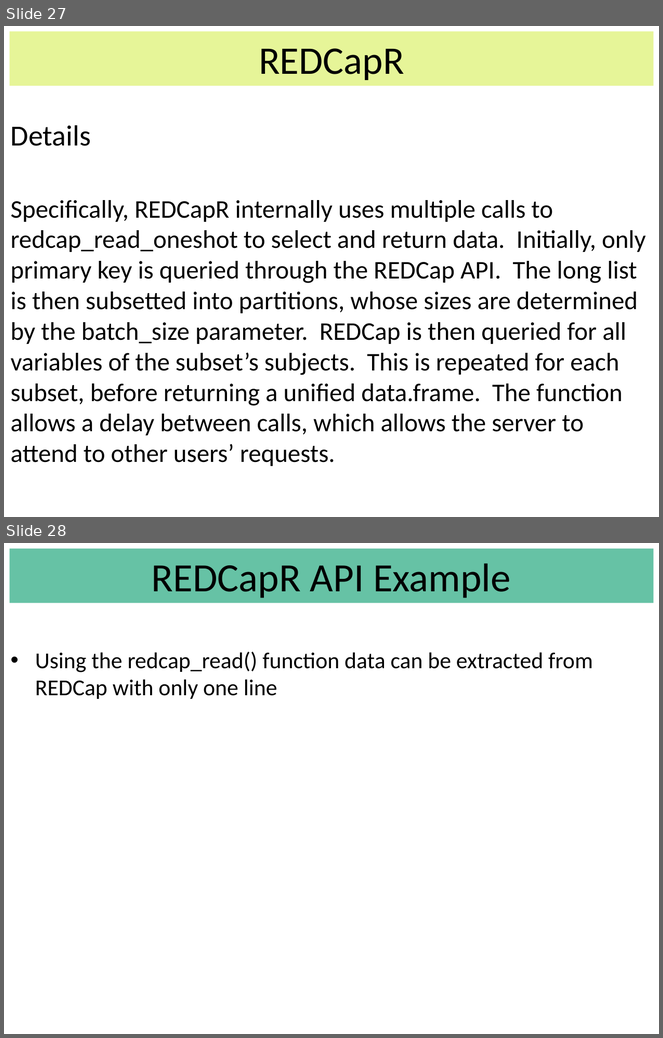
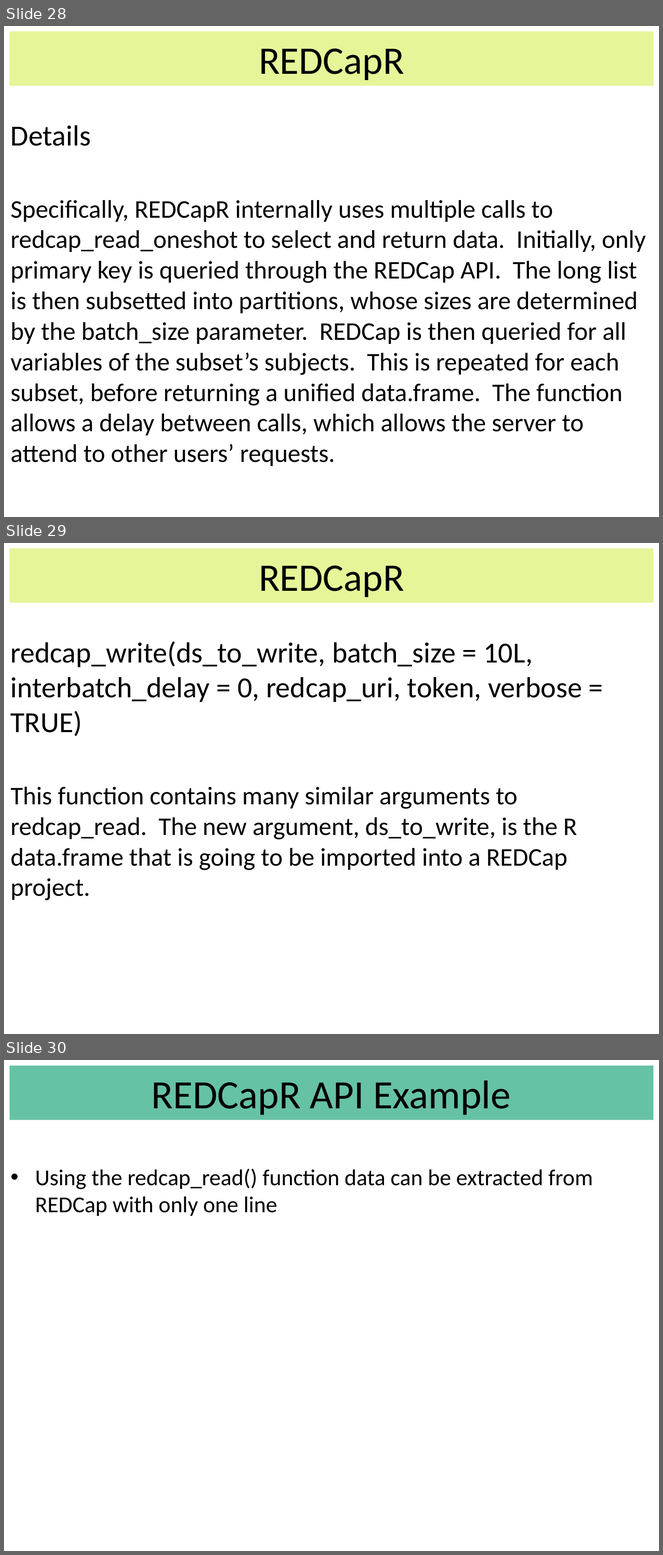
Before and after one commit to OuhscBbmc/RedcapExamplesAndPatterns, a slide deck: Publications/Presentation2014-04-07-MIECHV Paper Discussion/REDCapR.pptx. Shown one above the other, each under a label of ours: slides 27 and 28 before the commit, slides 28, 29 and 30 after it. The pictures are 663x1038 and 663x1555 pixels, drawn with LibreOffice and Linux fonts; fonts in the diff are those of the drawing. Boxes give left, top, right and bottom in pixels: in the first picture for what was removed or moved away, otherwise in the second. Text is boxed around its words. In the diff, an @@ line names an element or a change of style, - is before the commit and + after.

```diff
--- a/Publications/Presentation2014-04-07-MIECHV Paper Discussion/REDCapR.pptx
+++ b/Publications/Presentation2014-04-07-MIECHV Paper Discussion/REDCapR.pptx
@@ slide 29 added at (4, 543, 659, 1034), background #FFFFFF @@
@@ rectangle added at (9, 548, 653, 603), fill #E6F598, 42.9 pt, text #000000 @@
+REDCapR
@@ text added at (11, 641, 582, 901), 28 pt, text #000000 @@
+redcap_write(ds_to_write, batch_size = 10L, interbatch_delay = 0, redcap_uri, token, verbose = TRUE)
+This function contains many similar arguments to redcap_read. The new argument, ds_to_write, is the R data.frame that is going to be imported into a REDCap project.
@@ what was slide 27 is now slide 28 @@
@@ what was slide 28 is now slide 30 @@
```
Also in this commit, not shown: 2 slides changed, 1 other slide added.
